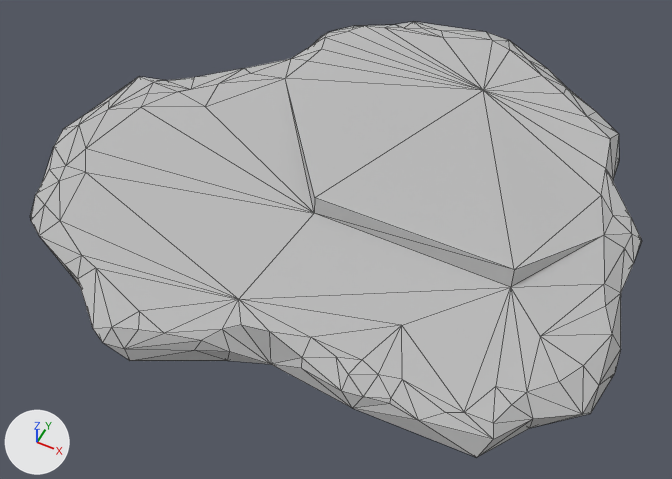
Two versions of the glTF model public/siege/scifi/alpine_SM_Env_Ice_Sheet_06.gltf, one commit apart.
Both versions are drawn from a 50 mm camera at (7.38, -15.68, 16.92) aimed at (0.25, -1.41, -0.92). Arrows for +X, +Y and +Z are at lower left; the lights stay in place. The picture after the commit comes second. Mesh edges are drawn as thin lines. Where no turn or scale is listed for an object, it has been applied to the vertices.

The older version as bpy lines, for what is in view:
```python
mat_lambert1908 = principled_material('lambert1908')
mat_lambert1908.base_color = (0.5, 0.5, 0.5)  # grey #bcbcbc
mat_lambert1908.roughness = 1.0
me_mesh = bpy.data.meshes.new('Mesh')
me_mesh.from_pydata(...)  # 165 vertices, 326 faces; spans x -7.7..7.7, y -7.3..7.3, z -0.4..1.0
me_mesh.materials.append(mat_lambert1908)  # grey #bcbcbc
ob_sm_env_ice_sheet_06 = bpy.data.objects.new('SM_Env_Ice_Sheet_06', me_mesh)
ob_sm_env_ice_sheet_06.location = (0.0, 0.0, 0.0)
```
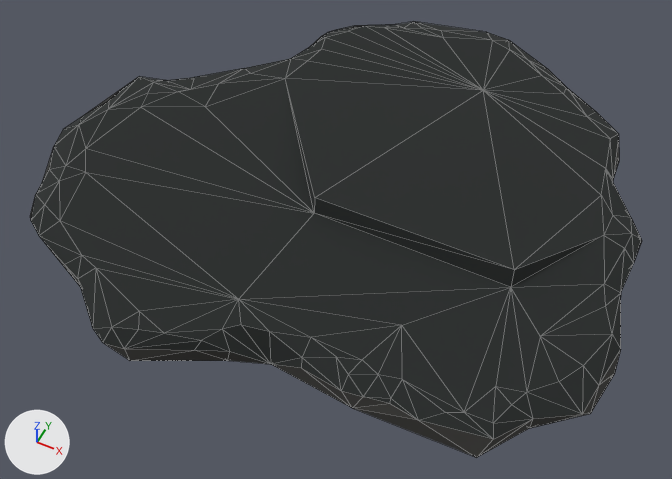
Boxes (x1, y1, x2, y2) around the edits, measured in the pictures (672 x 479 px):
'SM_Env_Ice_Sheet_06', surface changed (grey to black)
    both: (30, 22, 642, 457)

The change, as a diff of the scene's bpy script:
```diff
--- a/public/siege/scifi/alpine_SM_Env_Ice_Sheet_06.gltf.py
+++ b/public/siege/scifi/alpine_SM_Env_Ice_Sheet_06.gltf.py
@@ img_polygonnaturebiomess2_alpine_texture_01 @@
+img_polygonnaturebiomess2_alpine_texture_01 = load_image('PolygonNatureBiomesS2_Alpine_Texture_01', 'PolygonNatureBiomesS2_Alpine_Texture_01.webp', 4096, 4096, 'sRGB')
@@ mat_lambert1908 @@
 mat_lambert1908 = principled_material('lambert1908')
-mat_lambert1908.base_color = (0.5, 0.5, 0.5)  # grey #bcbcbc
+mat_lambert1908.texture = img_polygonnaturebiomess2_alpine_texture_01
 mat_lambert1908.roughness = 1.0
```
